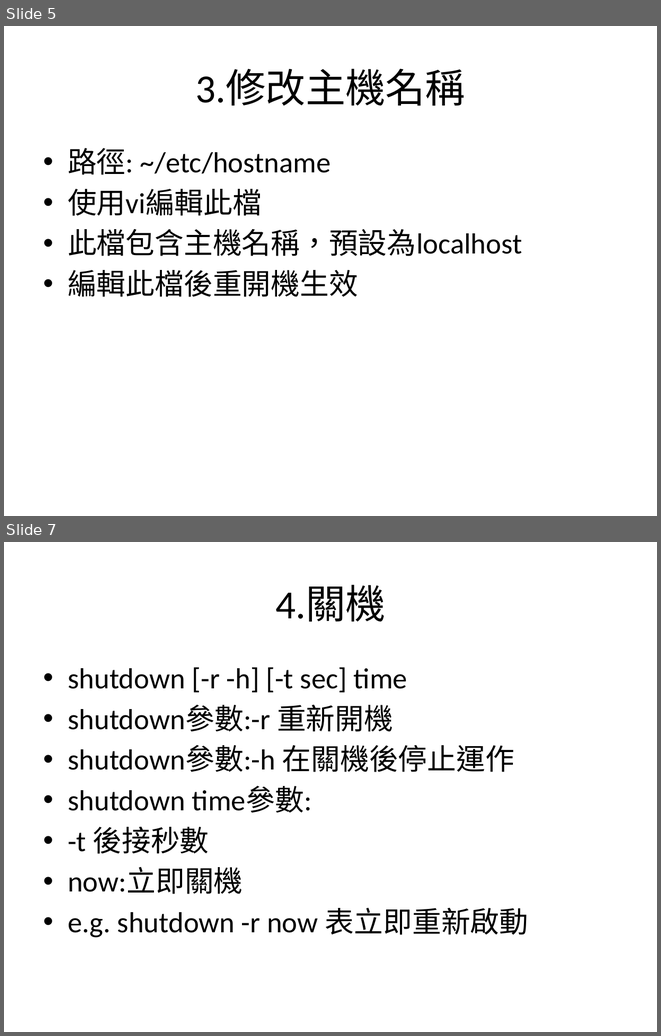
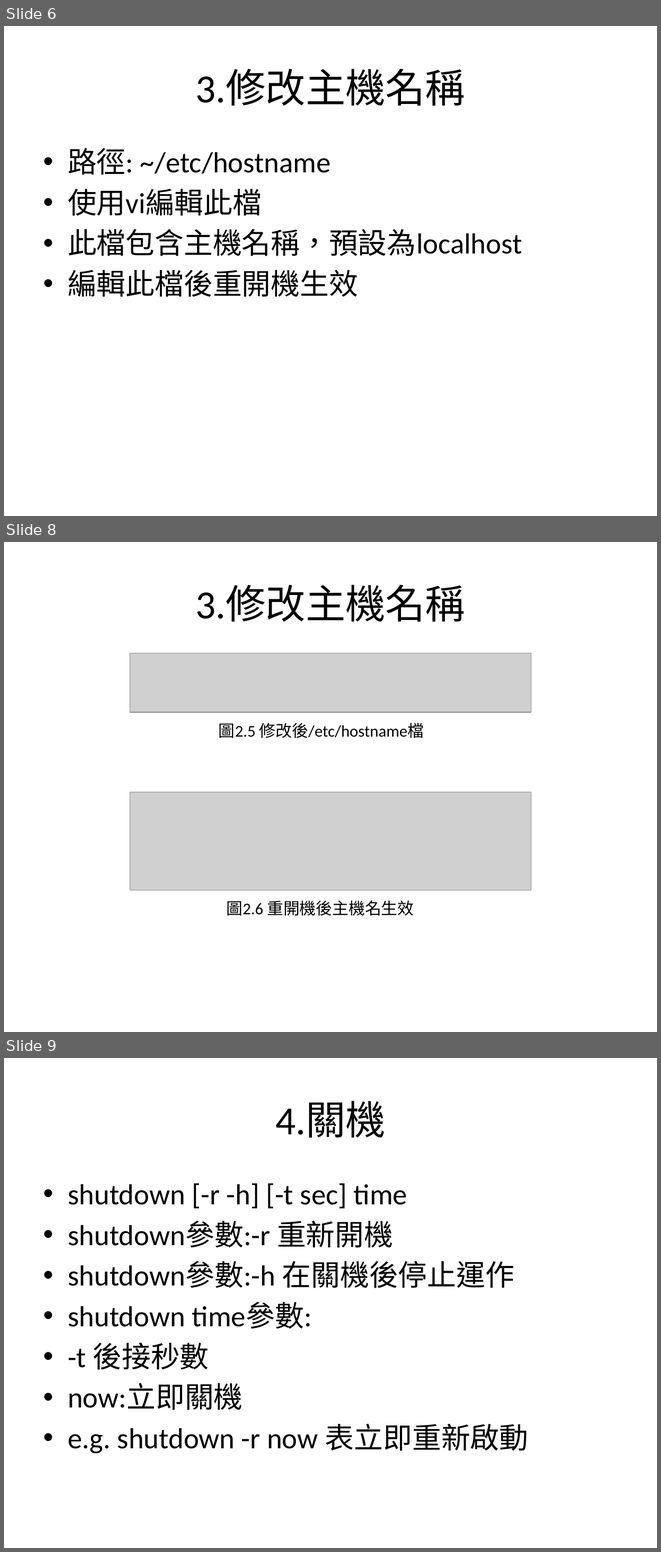
Before and after one commit to charlie11438/note, a slide deck: Linux/Linux_2.pptx. Shown one above the other, each under a label of ours: slides 5 and 7 before the commit, slides 6, 8 and 9 after it; the slides between them are not shown. The pictures are 661x1036 and 661x1552 pixels, drawn with LibreOffice and Linux fonts; fonts in the diff are those of the drawing; grey boxes stand for pictures. Boxes give left, top, right and bottom in pixels: in the first picture for what was removed or moved away, otherwise in the second. Text is boxed around its words. In the diff, an @@ line names an element or a change of style, - is before the commit and + after.

```diff
--- a/Linux/Linux_2.pptx
+++ b/Linux/Linux_2.pptx
@@ slide 8 added at (4, 542, 657, 1032), background #FFFFFF @@
@@ title added at (195, 585, 465, 622), 44 pt, text #000000 @@
+3.修改主機名稱
@@ picture added at (130, 653, 531, 712) @@
@@ text added at (219, 723, 424, 738), 18 pt, text #000000 @@
+圖2.5 修改後/etc/hostname檔
@@ picture added at (130, 792, 531, 890) @@
@@ text added at (227, 900, 414, 916), 18 pt, text #000000 @@
+圖2.6 重開機後主機名生效
@@ what was slide 5 is now slide 6 @@
@@ what was slide 7 is now slide 9 @@
```
Also in this commit, not shown: 5 slides changed, 2 other slides added.
